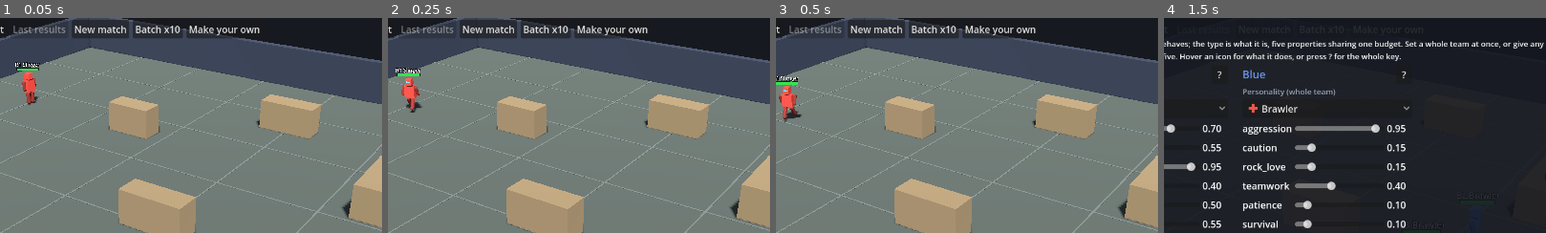
Above: before the commit, frames 1-4 (left to right).
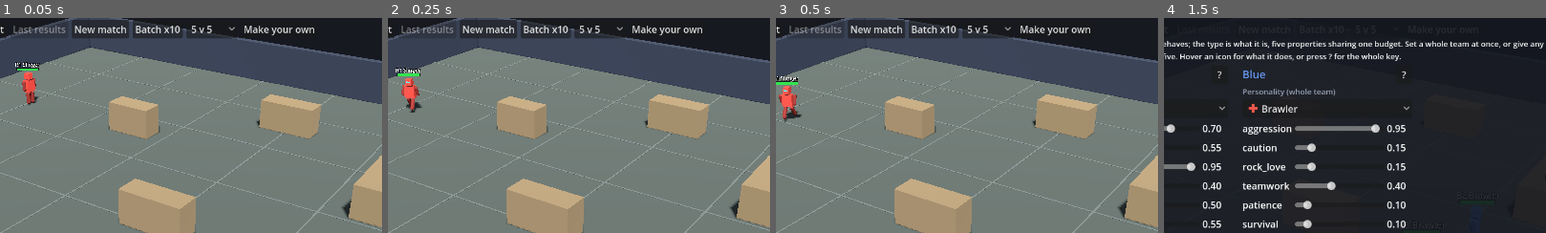
Above: after the commit, the same moments.

Repository: nathandunn/legion-bots
Game: Godot game, scene res://scenes/Main.tscn
Two runs of this game, one before a commit and one after it. Both use one fixed random seed, a clock stepped at 60 frames per second and the inputs below.
Inputs:
- Up to frame 1 (0.05 s): no input
- Up to frame 2 (0.25 s): no input
- Up to frame 3 (0.5 s): no input
- Up to frame 4 (1.5 s): click "Teams / setup" at 0.5 s; click "New match" at 1.25 s
The pictures show only the part of the screen within x 30-80%, y 6-56%; the shares and areas given below are measured in that part.

The runs differ from the first frame. In frame 1, 0.6% of the frame differs, in the area x 49-83%, y 3-10%; in frame 2, 0.6%; in frame 3, 0.6%; in frame 4, less than 0.1%.
Error before the commit: Invalid access to property or key 'team_build_names' on a base object of type 'Node (MatchManager)'. (res://scripts/hud.gd:764)
Error after the commit: Invalid access to property or key 'team_build_names' on a base object of type 'Node (MatchManager)'. (res://scripts/hud.gd:779)

Commit message:
Legion Bots v0: Rock Bots at up to 50 a side
- fork of rock-bots@2a7e5c7; TEAM_SIZE is now a static var (1..50) set by --size=N or ?size=N
- big teams spawn in ranks of 10, back rank at the wall; per-robot pickers capped at 10
- army-size dropdown in the button row (reloads the page on the web)
- main.gd reads the query string as its command line on the web
- renamed project and shell text

Co-Authored-By: Claude <noreply@anthropic.com>

Diff:
--- a/project.godot
+++ b/project.godot
@@ -3,7 +3,7 @@
 
 [application]
 
-config/name="Rock Bots"
+config/name="Legion Bots"
 config/description="AI personality sim: 5v5 robots throwing rocks and punching. Part of the Precog sim suite."
 run/main_scene="res://scenes/Main.tscn"
 config/features=PackedStringArray("4.4", "GL Compatibility")
--- a/scripts/hud.gd
+++ b/scripts/hud.gd
@@ -1,5 +1,7 @@
 class_name Hud
 extends CanvasLayer
+
+const MAX_PICKERS := 10   # per-robot pickers shown; the rest follow the team
 ## All UI built in code: scoreboard, controls, team setup overlay, results overlay.
 ## Lays itself out for phone widths too (rows wrap, overlays shrink to the screen).
 
@@ -150,6 +152,19 @@
 	batch_btn.text = "Batch x10"
 	batch_btn.pressed.connect(func(): _close_overlays(); batch_requested.emit(10))
 	row2.add_child(batch_btn)
+	var size_btn := OptionButton.new()
+	var sizes: Array = [5, 10, 20, 30, 50]
+	for n in sizes:
+		size_btn.add_item("%d v %d" % [n, n])
+	size_btn.select(sizes.find(MatchManager.TEAM_SIZE))
+	size_btn.tooltip_text = "Army size per side (reloads the page)"
+	size_btn.item_selected.connect(func(ix: int):
+		var n: int = sizes[ix]
+		if OS.has_feature("web"):
+			JavaScriptBridge.eval("window.location.search = '?size=%d'" % n)
+		else:
+			MatchManager.TEAM_SIZE = n)
+	row2.add_child(size_btn)
 	custom_btn = Button.new()
 	custom_btn.text = "Make your own"
 	custom_btn.toggle_mode = true
@@ -346,23 +361,23 @@
 	per.add_theme_color_override("font_color", Color(0.8, 0.8, 0.85))
 	box.add_child(per)
 	var grid := GridContainer.new()
-	grid.columns = MatchManager.TEAM_SIZE + 1
+	grid.columns = mini(MatchManager.TEAM_SIZE, MAX_PICKERS) + 1
 	grid.add_theme_constant_override("h_separation", 6)
 	grid.add_theme_constant_override("v_separation", 2)
 	box.add_child(grid)
 	grid.add_child(_mini_label(""))
-	for i in MatchManager.TEAM_SIZE:
+	for i in mini(MatchManager.TEAM_SIZE, MAX_PICKERS):
 		var nl := _mini_label("%s%d" % [MatchManager.TEAM_NAMES[t][0], i + 1])
 		nl.horizontal_alignment = HORIZONTAL_ALIGNMENT_CENTER
 		nl.custom_minimum_size.x = 34
 		grid.add_child(nl)
 	grid.add_child(_mini_label("Person."))
-	for i in MatchManager.TEAM_SIZE:
+	for i in mini(MatchManager.TEAM_SIZE, MAX_PICKERS):
 		var b := _picker(t, i, false)
 		pp_btns[t].append(b)
 		grid.add_child(b)
 	grid.add_child(_mini_label("Type"))
-	for i in MatchManager.TEAM_SIZE:
+	for i in mini(MatchManager.TEAM_SIZE, MAX_PICKERS):
 		var b := _picker(t, i, true)
 		pt_btns[t].append(b)
 		grid.add_child(b)
@@ -762,7 +777,7 @@
 	for t in 2:
 		var tp: String = manager.team_preset_names[t]
 		var tb: String = manager.team_build_names[t]
-		for i in MatchManager.TEAM_SIZE:
+		for i in mini(MatchManager.TEAM_SIZE, MAX_PICKERS):
 			var who := "%s%d" % [MatchManager.TEAM_NAMES[t][0], i + 1]
 			var pn: String = String(manager.player_persona[t][i])
 			var pb: Button = pp_btns[t][i]
--- a/scripts/main.gd
+++ b/scripts/main.gd
@@ -34,6 +34,8 @@
 	CustomSlots.load_slots()   # the five slots of each, off this browser's disk
 	var args := _parse_args(OS.get_cmdline_user_args())
 	headless = (DisplayServer.get_name() == "headless" or args.has("sim")) and not args.has("ui")
+	if args.has("size"):
+		MatchManager.TEAM_SIZE = clampi(int(args["size"]), 1, 50)
 	if args.has("red"):
 		manager.team_personalities[0] = Personality.preset(args["red"])
 		manager.team_preset_names[0] = args["red"]
@@ -117,6 +119,14 @@
 		if a.begins_with("--"):
 			var kv := a.substr(2).split("=", true, 1)
 			d[kv[0]] = kv[1] if kv.size() > 1 else "1"
+	# a browser has no command line: the query string stands in for it
+	if OS.has_feature("web"):
+		var q: String = str(JavaScriptBridge.eval("window.location.search", true))
+		if q.begins_with("?"):
+			for part in q.substr(1).split("&"):
+				var kv2: PackedStringArray = String(part).split("=", true, 1)
+				if kv2[0] != "":
+					d[kv2[0]] = kv2[1].uri_decode() if kv2.size() > 1 else "1"
 	return d
 
 
--- a/scripts/match_manager.gd
+++ b/scripts/match_manager.gd
@@ -7,7 +7,7 @@
 signal celebration_finished(match_index: int)
 signal dance_started(match_index: int)
 
-const TEAM_SIZE := 5
+static var TEAM_SIZE := 5   # per side, 1..50; --size=N or ?size=N
 const MATCH_TIME := 150.0   # only the headless sims are capped (time_limit); a real match runs until a team is gone
 const ARENA_HALF := 20.0
 const ROCKS_PER_ROBOT := 0.5   # ~1 rock per 2 robots
@@ -57,6 +57,12 @@
 	elapsed = 0.0
 	stats = _fresh_stats()
 	robot_stats = {}
+
+	for t in 2:
+		while player_persona[t].size() < TEAM_SIZE:
+			player_persona[t].append("")
+		while player_type[t].size() < TEAM_SIZE:
+			player_type[t].append("")
 
 	# interleave + shuffle spawn order so neither team gets first-strike from tree order
 	var slots := []
@@ -92,8 +98,14 @@
 			r.manager = self
 			r.rng = RandomNumberGenerator.new()
 			r.rng.seed = rng.randi()
-			var x := -15.0 if t == 0 else 15.0
-			var z := lerpf(-8.0, 8.0, float(i) / float(maxi(TEAM_SIZE - 1, 1)))
+			# small teams stand in the old single line; big ones form ranks, back rank at the wall
+			var per_row: int = mini(TEAM_SIZE, 10)
+			var row: int = i / per_row
+			var col: int = i % per_row
+			var span: float = 8.0 if TEAM_SIZE <= 5 else 17.0
+			var z := lerpf(-span, span, float(col) / float(maxi(per_row - 1, 1)))
+			var depth: float = 15.0 if TEAM_SIZE <= 5 else 17.0 - float(row) * 2.4
+			var x := -depth if t == 0 else depth
 			r.position = Vector3(x + rng.randf_range(-1.5, 1.5), 0.0, z)
 			r.rotation.y = PI * 0.5 if t == 0 else -PI * 0.5
 			r.damaged.connect(_on_damaged)
Not shown, changed: README.md
Not shown, changed: dist/index.html
Not shown, changed: dist/index.js.gz
Not shown, changed: dist/index.pck.gz
Not shown, changed: dist/index.wasm.gz
Not shown, changed: web/shell.html
